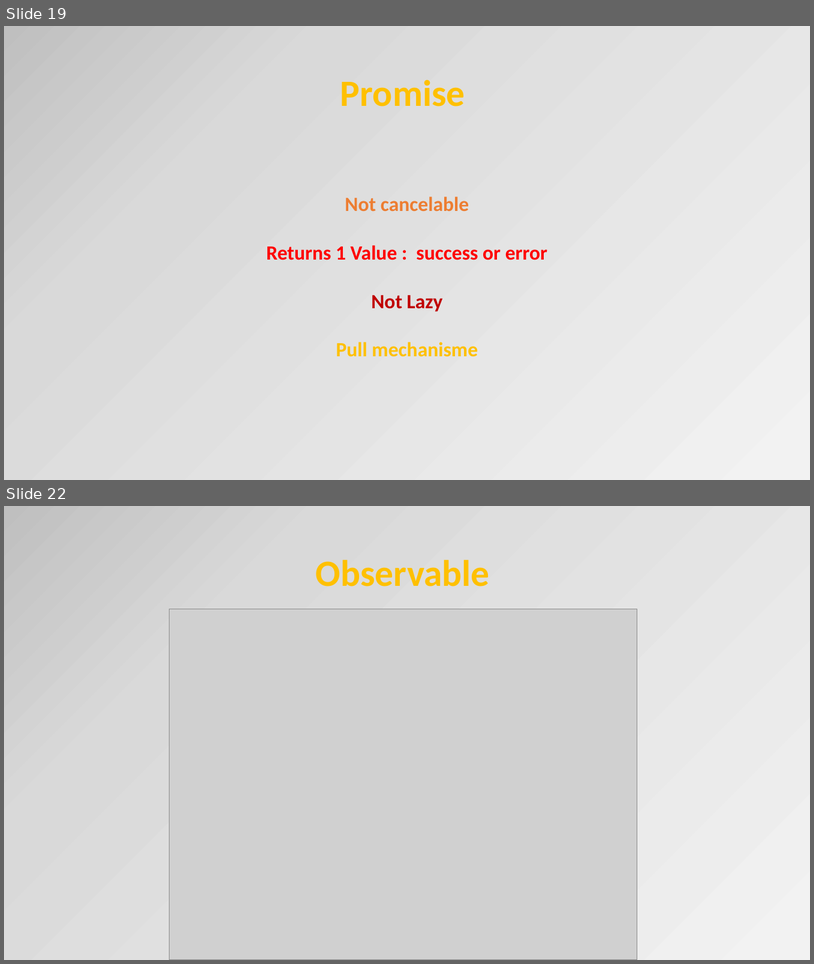
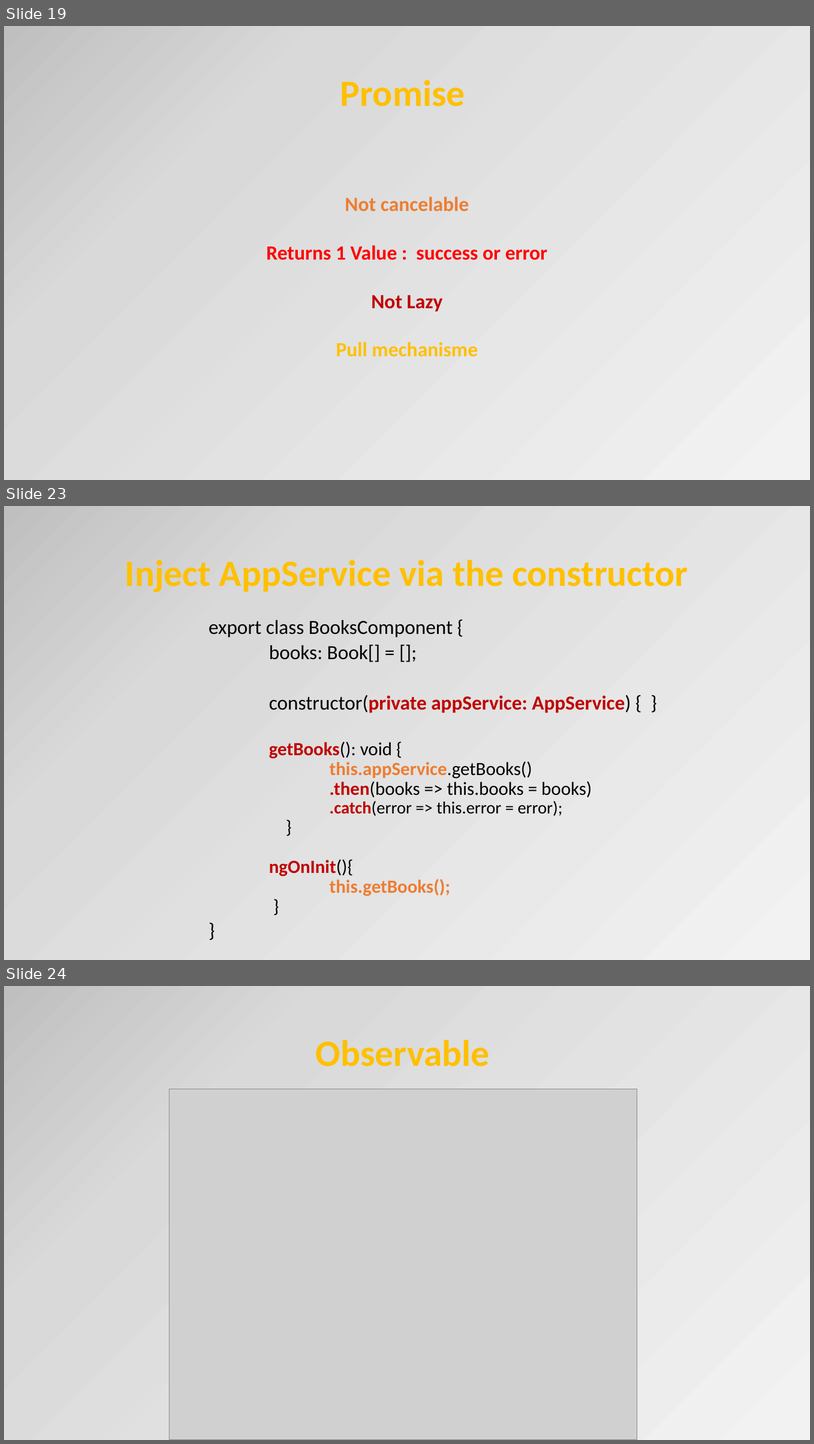
Before and after one commit to petereijgermans11/frontend-cursus, a slide deck: frontend-cursus/ 8 - Angular.pptx. Shown one above the other, each under a label of ours: slides 19 and 22 before the commit, slides 19, 23 and 24 after it; the slides between them are not shown. The pictures are 814x964 and 814x1444 pixels, drawn with LibreOffice and Linux fonts; fonts in the diff are those of the drawing; grey boxes stand for pictures. Boxes give left, top, right and bottom in pixels: in the first picture for what was removed or moved away, otherwise in the second. Text is boxed around its words. In the diff, an @@ line names an element or a change of style, - is before the commit and + after.

```diff
--- a/frontend-cursus/ 8 - Angular.pptx
+++ b/frontend-cursus/ 8 - Angular.pptx
@@ slide 23 added at (4,506,810,960), background gradient #F2F2F2 to #D9D9D9 to #BFBFBF to #A6A6A6 @@
@@ title added at (125,559,688,592), 44 pt, text #FFC000, bold @@
+Inject AppService via the constructor
@@ text added at (209,620,631,895), 22.1 pt, text #000000 @@
+export class BooksComponent {
+books: Book[] = [];
+constructor(private appService: AppService) { }
+    getBooks(): void {
+    this.appService.getBooks()
+    .then(books => this.books = books)
+    .catch(error => this.error = error);
+    }
+    ngOnInit(){
+    this.getBooks();
+    }
+}
@@ what was slide 22 is now slide 24 @@
```
Also in this commit, not shown: 7 slides changed, 1 other slide added, 1 other file.
